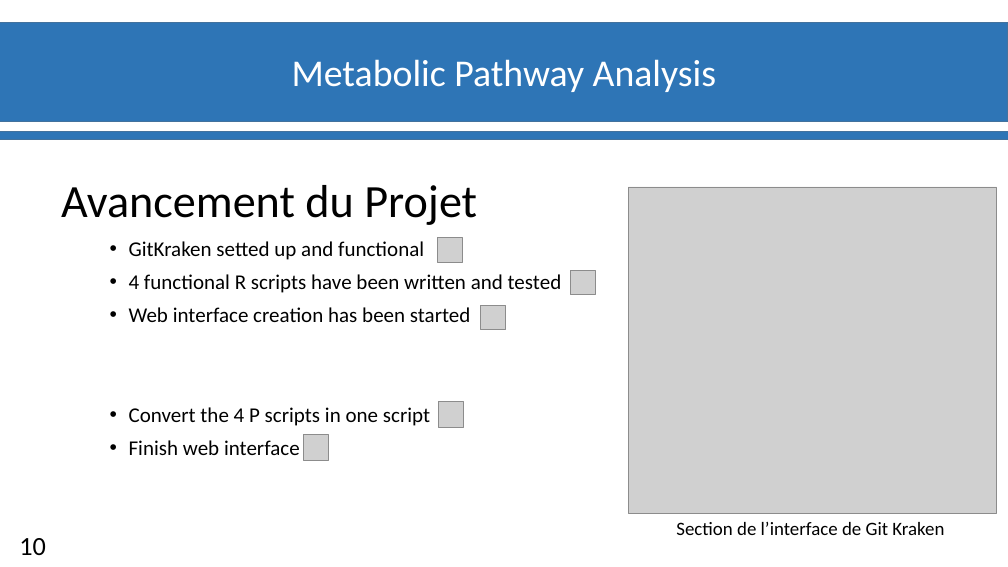
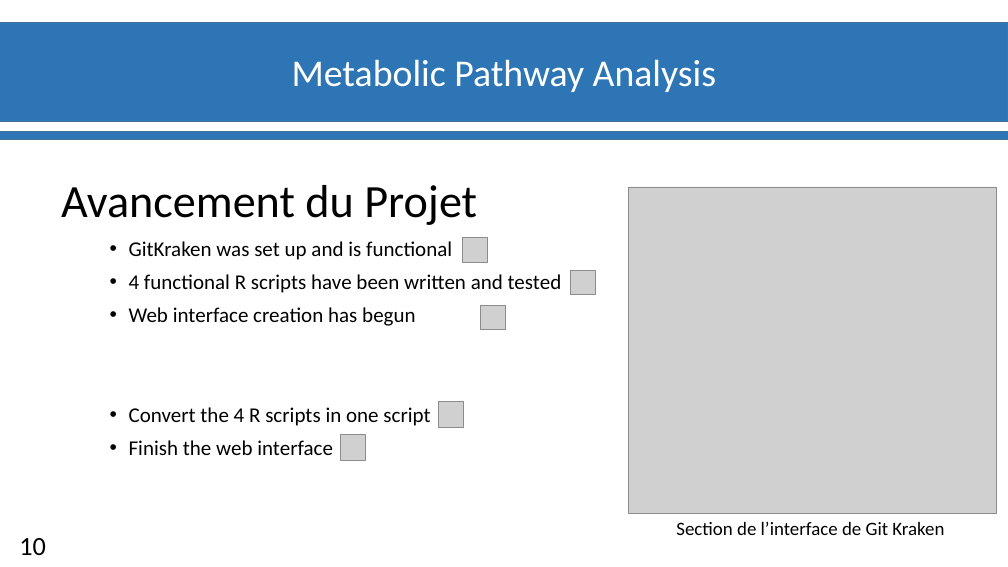
Before and after one commit to materrien/Projet-INSERM, a slide deck: slide 11 of Diapos_Suivit_projet.pptx. Drawn at 1008x567 pixels with LibreOffice and Linux fonts; fonts in the diff are those of the drawing; grey boxes stand for pictures; background and template pictures are left out. Boxes give left, top, right and bottom in pixels: in the first picture for what was removed or moved away, otherwise in the second. Text is boxed around its words. In the diff, an @@ line names an element or a change of style, - is before the commit and + after.

```diff
--- a/Diapos_Suivit_projet.pptx
+++ b/Diapos_Suivit_projet.pptx
@@ picture moved from (x1=437, y1=238, x2=462, y2=262) to (x1=462, y1=238, x2=487, y2=262) @@
@@ text at (x1=129, y1=241, x2=452, y2=260): text changed @@
-• GitKraken setted up and functional
+• GitKraken was set up and is functional
@@ text at (x1=129, y1=307, x2=430, y2=455): text changed @@
-• Web interface creation has been started
-• Convert the 4 P scripts in one script
-• Finish web interface
+• Web interface creation has begun
+• Convert the 4 R scripts in one script
+• Finish the web interface
@@ picture moved from (x1=303, y1=435, x2=328, y2=461) to (x1=341, y1=435, x2=366, y2=461) @@
```
Also in this commit, not shown: 4 other slides changed.
